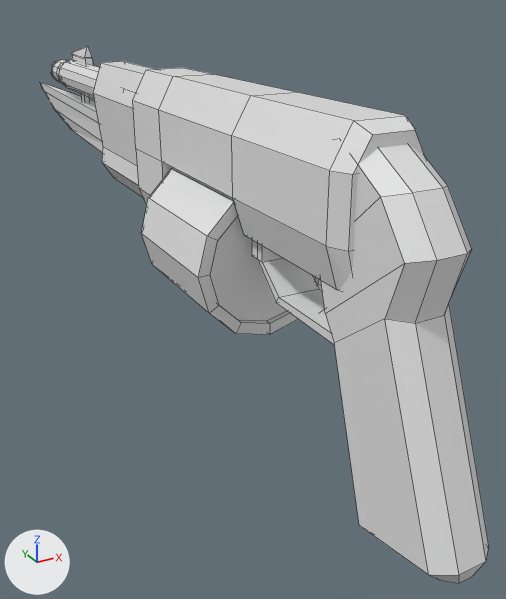
What one commit did to the Blender file Assets/weapons/in-progress/ripper.blend.
One viewpoint serves both versions: a 50 mm camera at (-1.25, -0.68, 1.36) aimed at (0.33, 2.19, -0.08). Arrows for +X, +Y and +Z are at lower left; the lights stay in place. Mesh edges are drawn as thin lines.
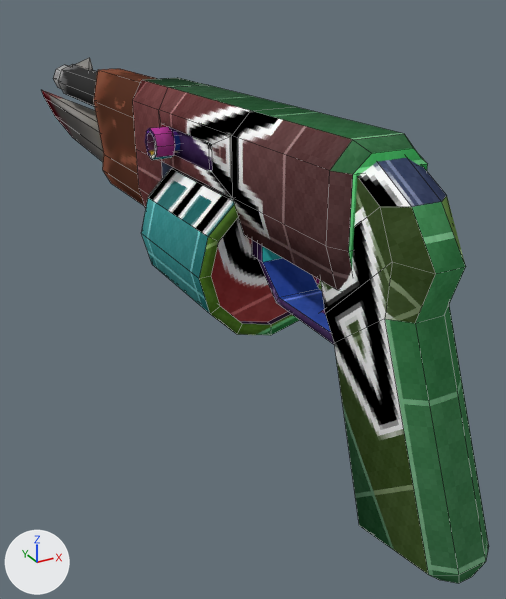
Pixel boxes [x1, y1, x2, y2] of what changed, in the pictures (506 x 599 px):
'Cube', reshaped: before [40, 46, 489, 583]; after [41, 58, 489, 583]
part 1 of me_cube, rebuilt: before [59, 60, 99, 99]; after [53, 64, 97, 106]
part 2 of me_cube, rebuilt: before [93, 61, 154, 196]; after [93, 69, 157, 205]
part 3 of me_cube, added (purple): after [145, 126, 181, 160]
part 4 of me_cube, added (purple): after [169, 127, 213, 171]
part 5 of me_cube, deleted: before [72, 46, 93, 66]
part 6 of me_cube, deleted: before [82, 94, 90, 103]
part 7 of me_cube, cut back: before [40, 59, 233, 198]; after [41, 58, 233, 198]
part 8 of me_cube, recoloured: [133, 98, 489, 583] in both

Edits to the bpy script that builds the scene:
```text
Add img_td_checker:
    img_td_checker = load_image('TD_Checker', 'TD_Checker.png', 512, 512, 'sRGB')
Add mat_td_checker:
    mat_td_checker = bpy.data.materials.new('TD_Checker')
    # uses the picture img_td_checker
Change me_cube:
    used by ob_cube; location = (0.0, 0.0, 0.0)
    remove me_cube.from_pydata(...)  # 418 vertices, 368 faces; spans x -0.3..0.3, y 0.32..4.9, z -0.23..1.07
    add me_cube.from_pydata(...)  # 348 vertices, 312 faces; spans x -0.3..0.3, y 0.32..4.9, z -0.23..1.01
    me_cube part 1: the loose piece of 48 vertices spanning x -0.11..0.11, y 2.4..3.95, z 0.77..0.98 is rebuilt with 48 vertices and now spans x -0.1..0.1, y 3.05..4.14, z 0.73..0.94, in mat_td_checker
    me_cube part 2: the loose piece of 20 vertices spanning x -0.12..0.12, y 2.33..3.15, z 0.39..1.01 is rebuilt with 20 vertices and now spans x -0.12..0.12, y 2.33..3.21, z 0.34..0.97, in mat_td_checker
    me_cube part 3: a new loose piece of 48 vertices spanning x -0.26..-0.11, y 1.89..2.01, z 0.75..0.87, in mat_td_checker
    me_cube part 4: a new loose piece of 16 vertices spanning x -0.15..0.0, y 1.58..2.1, z 0.73..0.88, in mat_td_checker
    me_cube part 5: the loose piece of 16 vertices spanning x -0.02..0.02, y 3.58..3.91, z 0.96..1.07 is deleted
    me_cube part 6: the loose piece of 10 vertices spanning x -0.03..0.02, y 3.68..3.73, z 0.71..0.8 is deleted
    me_cube part 7
    121 vertices are removed from x -0.08..0.08, y 3.07..4.9, z 0.5..0.95
    113 faces are deleted
    36 vertices in x -0.3..0.3, y 1.45..1.47, z 0.13..0.72 move by (0.0, -0.01, 0.0)
    12 vertices in x -0.27..0.27, y 2.08, z 0.16..0.69 move by (0.0, 0.01, 0.0)
    8 vertices in x -0.11..0.11, y 0.54..1.49, z 0.75..1.01 move by (0.0, 0.0, -0.04)
    6 vertices in x -0.11..0.11, y 0.7..0.89, z 0.88..0.99 move by (0.0, 0.0, -0.03)
    4 vertices in x -0.09..0.09, y 0.86..1.44, z 1.04 move by (0.0, 0.0, -0.05)
    10 vertices move from x -0.11..0.11, y 0.59..2.41, z 0.34..1.04 to x -0.11..0.11, y 0.63..2.47, z 0.32..0.99
    17 vertices are added at x -0.16..0.08, y 1.6..4.9, z 0.45..1.01
    6 new vertices lie (0.0, 0.0, 0.1) away from vertices in x -0.16..0.08, y 1.6..3.07, z 0.53..0.76
    25 new faces join them
    me_cube part 8: 171 faces spanning x -0.3..0.3, y 0.32..2.47, z -0.23..0.99 switch from mat_material (white #e7e7e7) to mat_td_checker
```
